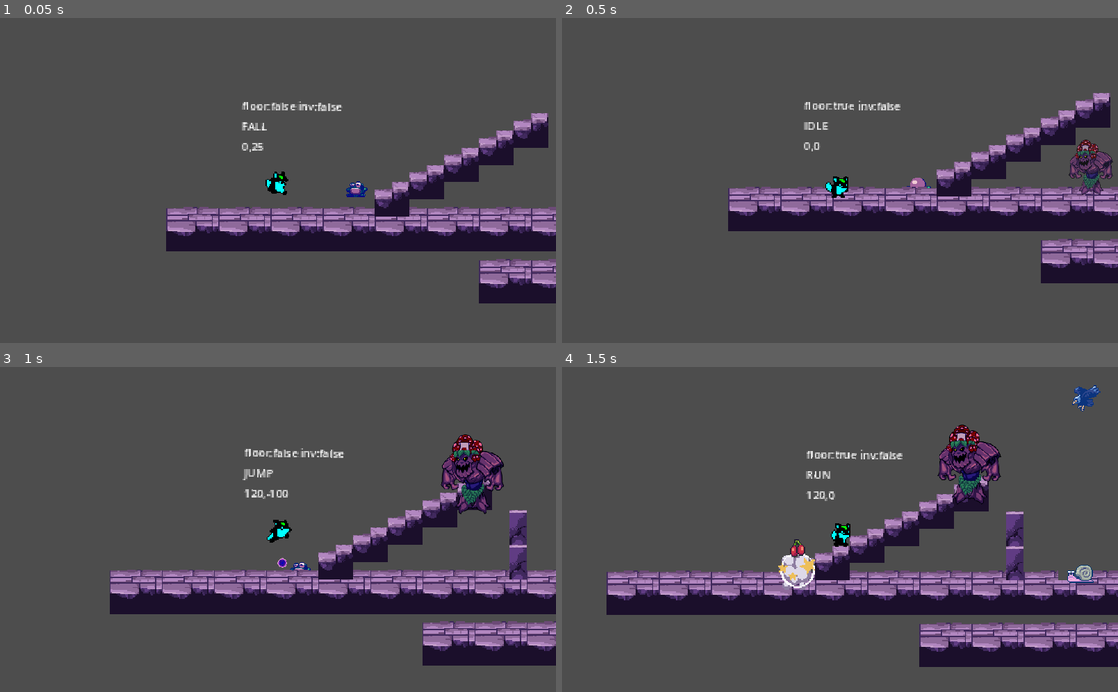
Above: before the commit, frames 1-4 (two rows, left to right).
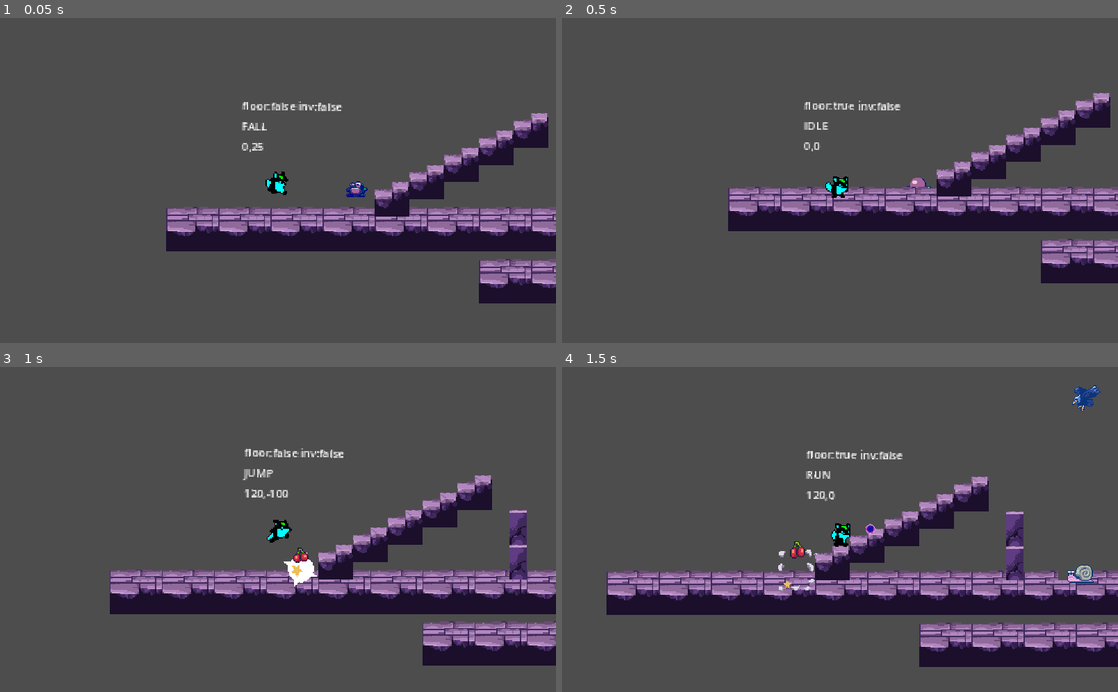
Above: after the commit, the same moments.

Repository: eugencic/PookieGame
Game: Godot game, scene res://level_base/level_base.tscn
Two runs of this game, one before a commit and one after it. Both use one fixed random seed, a clock stepped at 60 frames per second and the inputs below. The project has no main scene, so this scene is started directly.
Inputs (mouse positions are in pixels of both pictures, inside the frame that each line leads up to):
- Up to frame 1 (0.05 s): no input
- Up to frame 2 (0.5 s): no input
- Up to frame 3 (1 s): move the mouse to (400, 513) at 0.52 s; hold D (right) from 0.53 s (still down); click (400, 513) at 0.6 s; tap Space (jump) at 0.77 s
- Up to frame 4 (1.5 s): keep holding D (right); move the mouse to (728, 545) at 1.27 s; click (728, 545) at 1.35 s

Frame 1 is identical in both runs. In frame 2, 0.7% of the frame differs, in the area x 91-100%, y 37-55%; in frame 3, 2.1%; in frame 4, 2.3%, in the area x 38-79%, y 17-69%.

Commit message:
add boss behaviour

Diff:
--- /dev/null
+++ b/boss/boss.gd
@@ -0,0 +1,55 @@
+extends Node2D
+
+const TRIGGER_CONDITION = "parameters/conditions/on_trigger"
+const HIT_CONDITION = "parameters/conditions/on_hit"
+
+@onready var animation_tree = $AnimationTree
+@onready var visual = $Visual
+
+@export var lives: int = 2
+@export var points: int = 5
+
+var _invincible: bool = false
+
+# Called when the node enters the scene tree for the first time.
+func _ready():
+	pass # Replace with function body.
+
+
+# Called every frame. 'delta' is the elapsed time since the previous frame.
+func _process(delta):
+	pass
+
+func tween_hit() -> void:
+	var tween = get_tree().create_tween()
+	tween.tween_property(visual, "position", Vector2.ZERO, 1.0)
+
+func reduce_lives() -> void:
+	lives -= 1
+	print("reduce lives", lives)
+	if lives <= 0:
+		print("dead")
+		SignalManager.on_boss_killed.emit(points)
+		set_process(false)
+		queue_free()
+
+func set_invincible(v: bool) -> void:
+	print("set_invincible boss")
+	_invincible = v
+	animation_tree[HIT_CONDITION] = v
+
+func take_damage() -> void:
+	if _invincible == true:
+		return
+
+	set_invincible(true)
+	tween_hit()
+	reduce_lives()
+
+
+func _on_trigger_area_entered(area):
+		if animation_tree[TRIGGER_CONDITION] == false:
+			animation_tree[TRIGGER_CONDITION] = true
+
+func _on_hit_box_area_entered(area):
+	take_damage()
--- a/boss/boss.tscn
+++ b/boss/boss.tscn
@@ -1,6 +1,7 @@
-[gd_scene load_steps=25 format=3 uid="uid://cd56cm2sq27nr"]
+[gd_scene load_steps=26 format=3 uid="uid://cd56cm2sq27nr"]
 
 [ext_resource type="Texture2D" uid="uid://dlkn56hhespvh" path="res://assets/enemies/boss/boss.png" id="1_0s628"]
+[ext_resource type="Script" path="res://boss/boss.gd" id="1_sl181"]
 
 [sub_resource type="RectangleShape2D" id="RectangleShape2D_sr6dg"]
 size = Vector2(20, 60)
@@ -121,6 +122,20 @@
 "transitions": PackedFloat32Array(1, 1, 1, 1, 1, 1, 1),
 "update": 0,
 "values": [Color(1, 1, 1, 1), Color(0.709804, 0.0117647, 0.309804, 1), Color(1, 1, 1, 1), Color(0.709804, 0.0117647, 0.309804, 1), Color(1, 1, 1, 1), Color(0.709804, 0.0117647, 0.309804, 1), Color(1, 1, 1, 1)]
+}
+tracks/1/type = "method"
+tracks/1/imported = false
+tracks/1/enabled = true
+tracks/1/path = NodePath(".")
+tracks/1/interp = 1
+tracks/1/loop_wrap = true
+tracks/1/keys = {
+"times": PackedFloat32Array(1.8),
+"transitions": PackedFloat32Array(1),
+"values": [{
+"args": [false],
+"method": &"set_invincible"
+}]
 }
 
 [sub_resource type="Animation" id="Animation_77odi"]
@@ -237,6 +252,7 @@
 transitions = ["Start", "initial_position", SubResource("AnimationNodeStateMachineTransition_3mqp0"), "initial_position …(524 unchanged characters)…
 
 [node name="Boss" type="Node2D"]
+script = ExtResource("1_sl181")
 
 [node name="Visual" type="Node2D" parent="."]
 
@@ -245,11 +261,11 @@
 scale = Vector2(0.5, 0.5)
 texture = ExtResource("1_0s628")
 
-[node name="Area2D" type="Area2D" parent="Visual"]
+[node name="HitBox" type="Area2D" parent="Visual"]
 collision_layer = 4
 collision_mask = 8
 
-[node name="CollisionShape2D" type="CollisionShape2D" parent="Visual/Area2D"]
+[node name="CollisionShape2D" type="CollisionShape2D" parent="Visual/HitBox"]
 position = Vector2(0, -30)
 shape = SubResource("RectangleShape2D_sr6dg")
 
@@ -275,4 +291,7 @@
 tree_root = SubResource("AnimationNodeStateMachine_lm25d")
 anim_player = NodePath("../AnimationPlayer")
 parameters/conditions/on_hit = false
-parameters/conditions/on_trigger = true
+parameters/conditions/on_trigger = false
+
+[connection signal="area_entered" from="Visual/HitBox" to="." method="_on_hit_box_area_entered"]
+[connection signal="area_entered" from="Trigger" to="." method="_on_trigger_area_entered"]
--- a/level_base/level_base.tscn
+++ b/level_base/level_base.tscn
@@ -1046,4 +1046,4 @@
 position = Vector2(445, 47)
 
 [node name="Boss" parent="." instance=ExtResource("10_1nbjh")]
-position = Vector2(315, 179)
+position = Vector2(544, 168)
--- a/player/player.tscn
+++ b/player/player.tscn
@@ -197,8 +197,8 @@
 shape = SubResource("CapsuleShape2D_2wud1")
 
 [node name="Shooter" parent="." instance=ExtResource("3_tpxue")]
-speed = 120.0
-shoot_delay = 1.0
+speed = 300.0
+shoot_delay = 0.5
 
 [node name="AnimationPlayerInvincible" type="AnimationPlayer" parent="."]
 libraries = {
--- a/singletons/signal_manager.gd
+++ b/singletons/signal_manager.gd
@@ -2,3 +2,4 @@
 
 signal on_enemy_hit(points: int, enemy_position: Vector2)
 signal on_pickup_hit(points: int)
+signal on_boss_killed(points: int)
